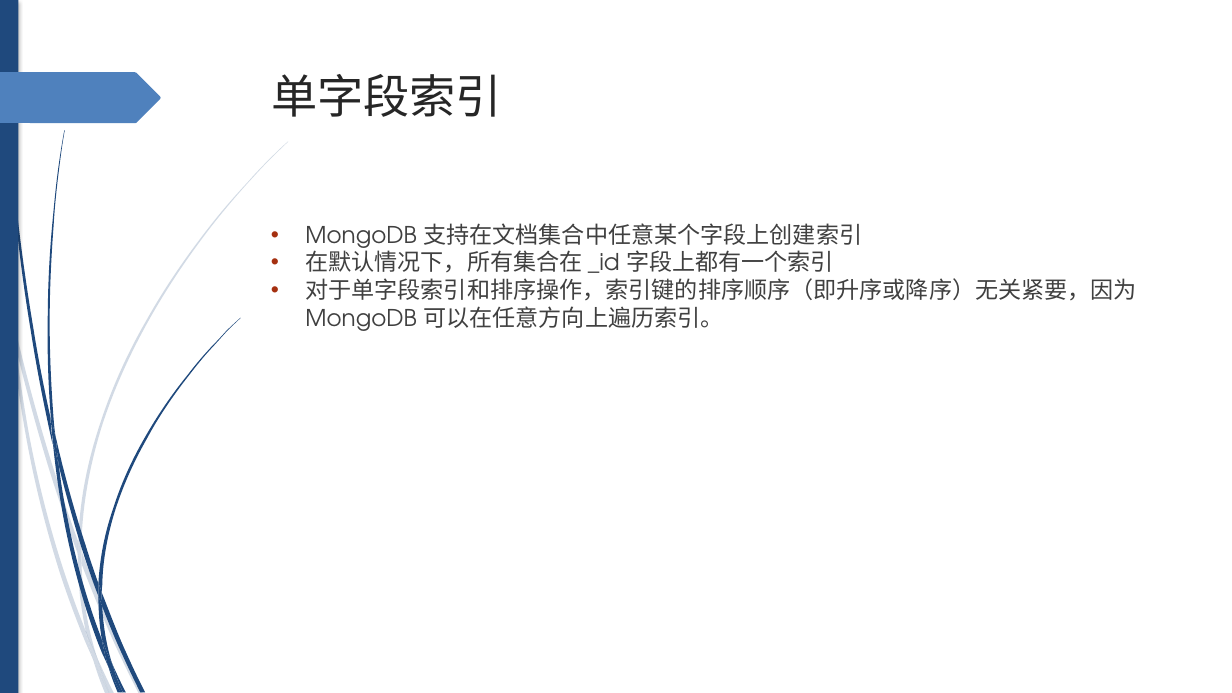
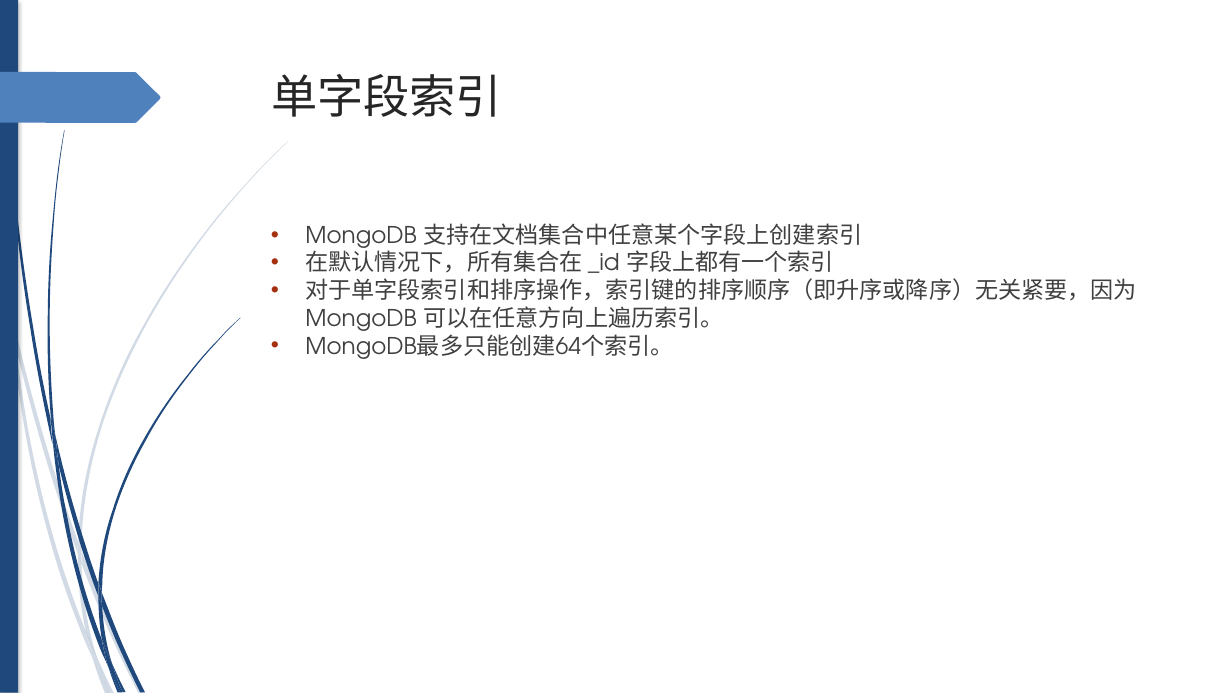
Before and after one commit to xljnc/husky-starter, a slide deck: slide 4 of doc/MongoDB索引.pptx. Drawn at 1232x693 pixels with LibreOffice and Linux fonts; fonts in the diff are those of the drawing. Boxes give left, top, right and bottom in pixels: in the first picture for what was removed or moved away, otherwise in the second. Text is boxed around its words. In the diff, an @@ line names an element or a change of style, - is before the commit and + after.

```diff
--- a/doc/MongoDB索引.pptx
+++ b/doc/MongoDB索引.pptx
@@ text at [305,330,673,359]: paragraph added @@
+• MongoDB最多只能创建64个索引。
@@ outline redrawn in 15 elements at [10,323,93,660], [78,554,97,657], [3,0,53,445], [55,436,98,596], [102,592,145,692], [53,441,108,666], [47,130,65,436], [98,318,240,592], [98,596,112,665], [98,583,102,606], [102,639,123,692], [79,141,288,550], [13,319,78,554], [81,551,142,693], [108,667,120,692] @@
```
Also in this commit, not shown: 15 other slides changed.
